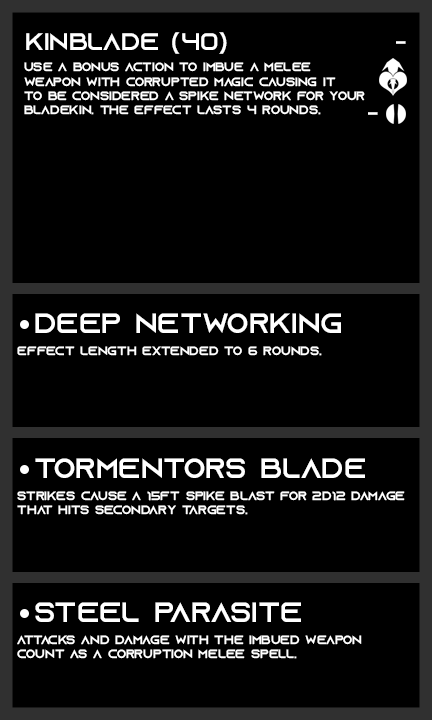
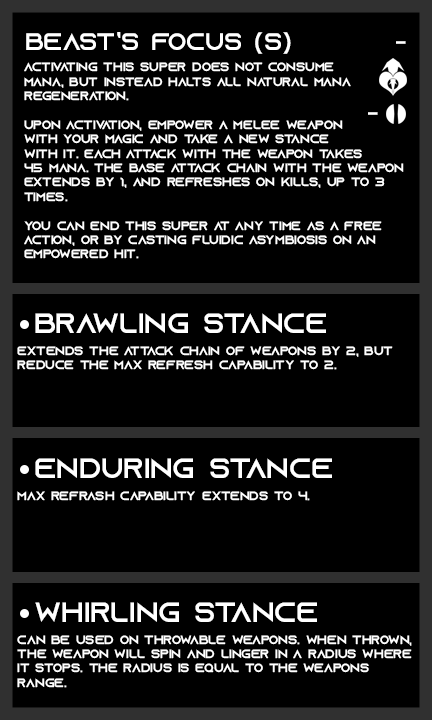
Layers edited between the first and the second w=432, h=720 image:
painted on "archetype" over [24, 62, 404, 259]
renamed "kinblade (40)" to "beast’s focus (s)", painted on it over [29, 32, 291, 54]
renamed "effect length extended to 6 rounds." to "extends the attack chain of weapons by 2, but reduce the max r", painted on it over [17, 346, 393, 370]
renamed "deep networking" to "brawling stance", painted on it over [39, 313, 341, 333]
renamed "strikes cause a 15ft spike blast for 2d12 damage that hits seco" to "max refrash capability extends to 4.", painted on it over [17, 491, 405, 515]
renamed "tormentors blade" to "enduring stance", painted on it over [35, 458, 365, 478]
renamed "attacks and damage with the imbued weapon count as a corruptio" to "can be used on throwable weapons. when thrown, the weapon will", painted on it over [17, 635, 412, 688]
renamed "steel parasite" to "whirling stance", painted on it over [35, 602, 317, 622]